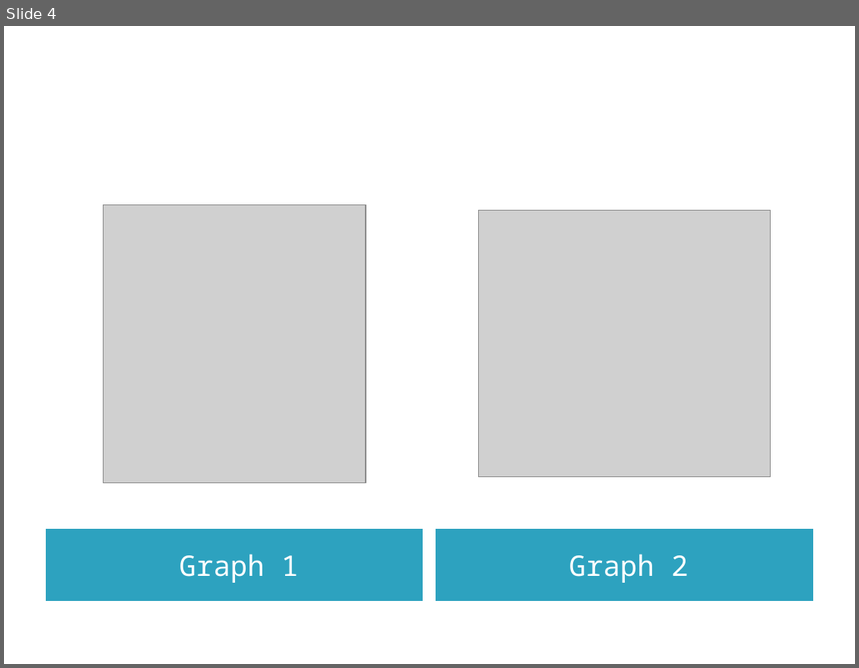
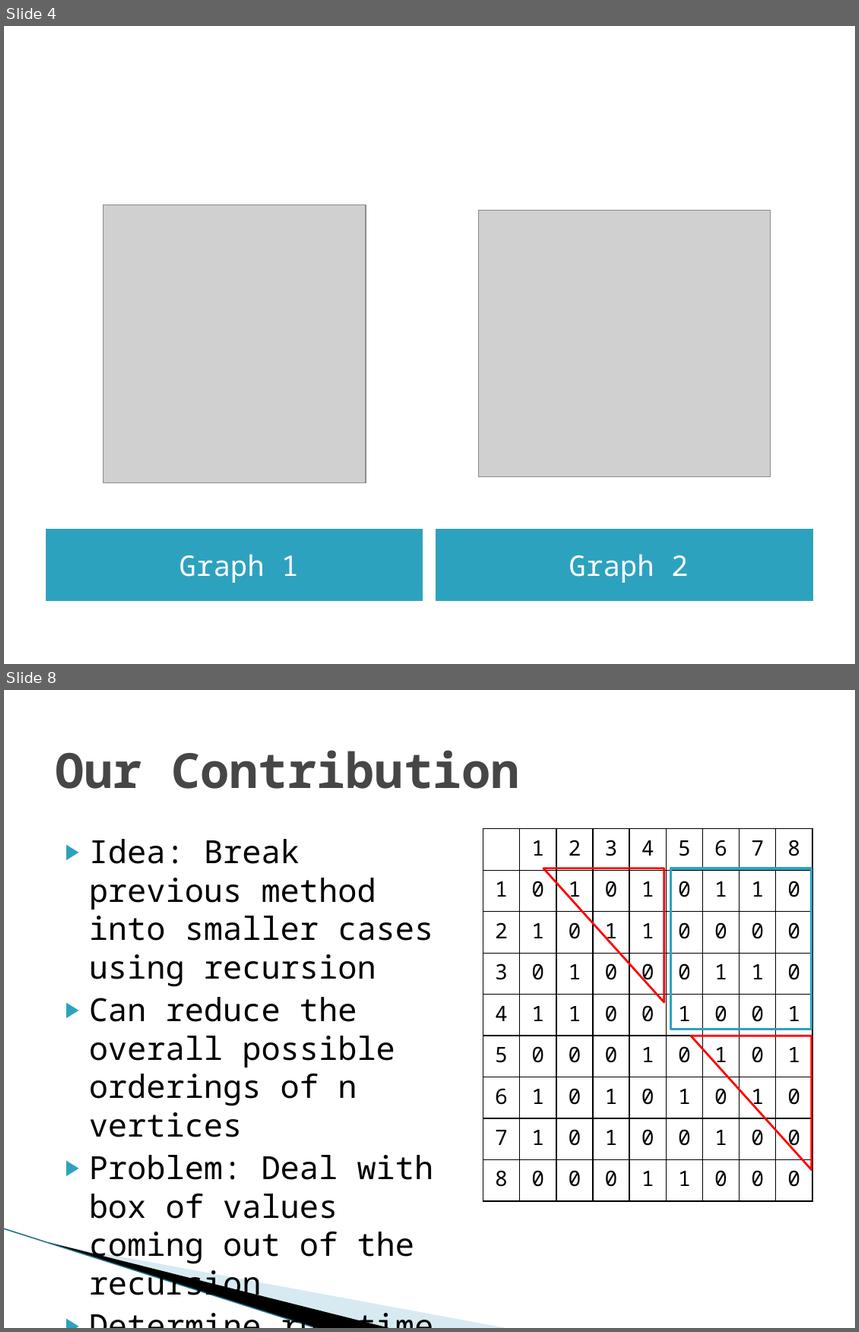
Before and after one commit to kjrcda/recursive-bit-string-isomorphism, a slide deck: Solving Graph Isomorphism with Minimum Bit Strings.pptx. Shown one above the other, each under a label of ours: slide 4 before the commit, slides 4 and 8 after it; the slides between them are not shown. The pictures are 859x668 and 859x1332 pixels, drawn with LibreOffice and Linux fonts; fonts in the diff are those of the drawing; grey boxes stand for pictures; background and template pictures are left out. Boxes give left, top, right and bottom in pixels: in the first picture for what was removed or moved away, otherwise in the second. Text is boxed around its words. In the diff, an @@ line names an element or a change of style, - is before the commit and + after.

```diff
--- a/Solving Graph Isomorphism with Minimum Bit Strings.pptx
+++ b/Solving Graph Isomorphism with Minimum Bit Strings.pptx
@@ slide 8 added at (4,690,855,1328), background #FFFFFF @@
@@ title added at (55,750,520,789), 41 pt, text #464646, bold @@
+Our Contribution
@@ text added at (89,839,434,1265), 27 pt, text #000000 @@
+▶ Idea: Break previous method into smaller cases using recursion
+▶ Can reduce the overall possible orderings of n vertices
+▶ Problem: Deal with box of values coming out of the recursion
+▶ Determine run time
@@ table added at (484,829,813,1201), 9 rows, 9 columns @@
+ | 1 | 2 | 3 | 4 | 5 | 6 | 7 | 8
+1 | 0 | 1 | 0 | 1 | 0 | 1 | 1 | 0
+2 | 1 | 0 | 1 | 1 | 0 | 0 | 0 | 0
+3 | 0 | 1 | 0 | 0 | 0 | 1 | 1 | 0
+4 | 1 | 1 | 0 | 0 | 1 | 0 | 0 | 1
+5 | 0 | 0 | 0 | 1 | 0 | 1 | 0 | 1
+6 | 1 | 0 | 1 | 0 | 1 | 0 | 1 | 0
+7 | 1 | 0 | 1 | 0 | 0 | 1 | 0 | 0
+8 | 0 | 0 | 0 | 1 | 1 | 0 | 0 | 0
@@ right triangle added at (544,869,664,1002), outline #FF0000 1.75 pt @@
@@ rectangle added at (671,869,811,1030), outline #2DA2BF 2.25 pt @@
@@ right triangle added at (691,1036,812,1170), outline #FF0000 1.75 pt @@
@@ line added from (4, 1229) to (320, 1328), #97C5D8 0.95 pt @@
@@ freeform shape added at (49,1243,393,1328), fill #000000 @@
@@ freeform shape added at (51,1243,510,1328), fill #A0CBDC at 40% opacity @@
```
Also in this commit, not shown: 3 slides changed, 5 other slides added, 2 slides removed.
